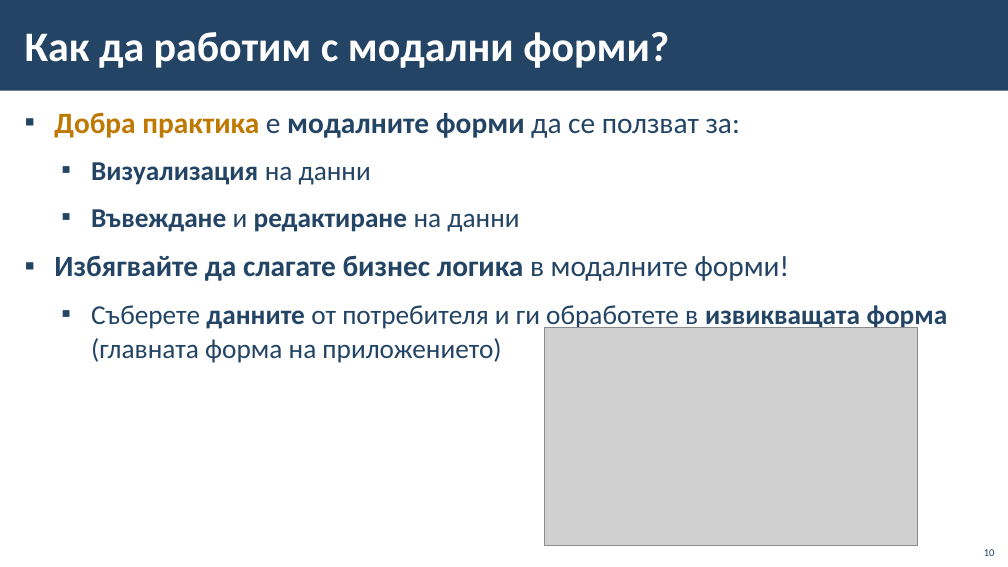
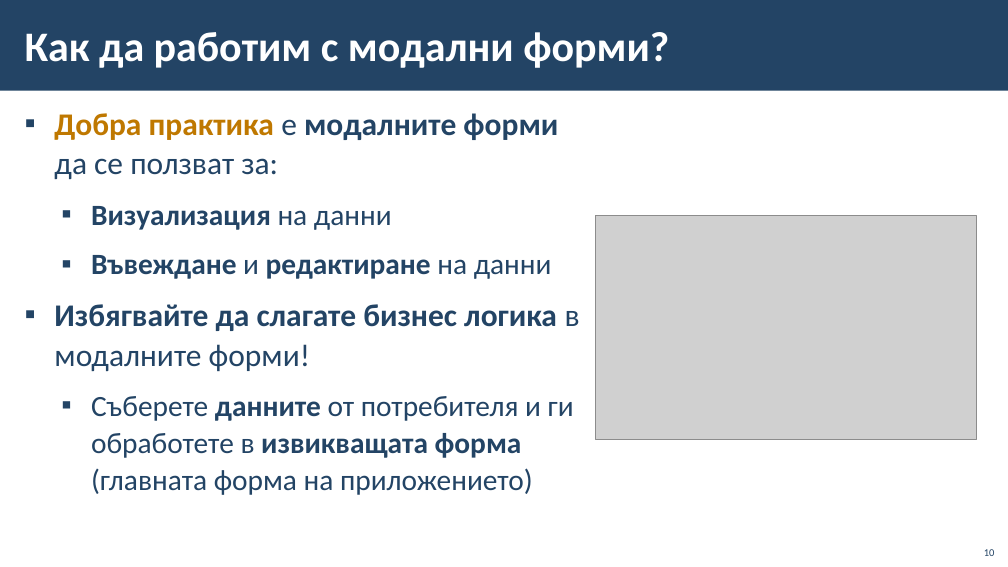
Before and after one commit to BG-IT-Edu/School-Programming, a slide deck: slide 10 of Courses/Software-Sciences/Module-4-Information-Systems-New/06-CRUD-with-EF-and-Windows-Forms/06-CRUD-with-EF-Core-and-Windows-Forms.pptx. Drawn at 1008x567 pixels with LibreOffice and Linux fonts; fonts in the diff are those of the drawing; grey boxes stand for pictures; background and template pictures are left out. Boxes give left, top, right and bottom in pixels: in the first picture for what was removed or moved away, otherwise in the second. Text is boxed around its words. In the diff, an @@ line names an element or a change of style, - is before the commit and + after.

```diff
--- a/Courses/Software-Sciences/Module-4-Information-Systems-New/06-CRUD-with-EF-and-Windows-Forms/06-CRUD-with-EF-Core-and-Windows-Forms.pptx
+++ b/Courses/Software-Sciences/Module-4-Information-Systems-New/06-CRUD-with-EF-and-Windows-Forms/06-CRUD-with-EF-Core-and-Windows-Forms.pptx
@@ text "Добра практика е модалните форми ..." at [54, 113, 580, 495]: size 28 to 30 pt in "Добра практика е модалните форми да се ...", "Избягвайте да слагате бизнес логика в модалните ..."; size 26 to 28 pt in "Визуализация на данни", "Въвеждане и редактиране на данни", "Съберете данните от потребителя и ги обработете ..." @@
@@ picture: place and size @@
-picture at [545, 327, 917, 546]
+picture at [596, 216, 977, 439]
```
Also in this commit, not shown: 9 other slides changed.
